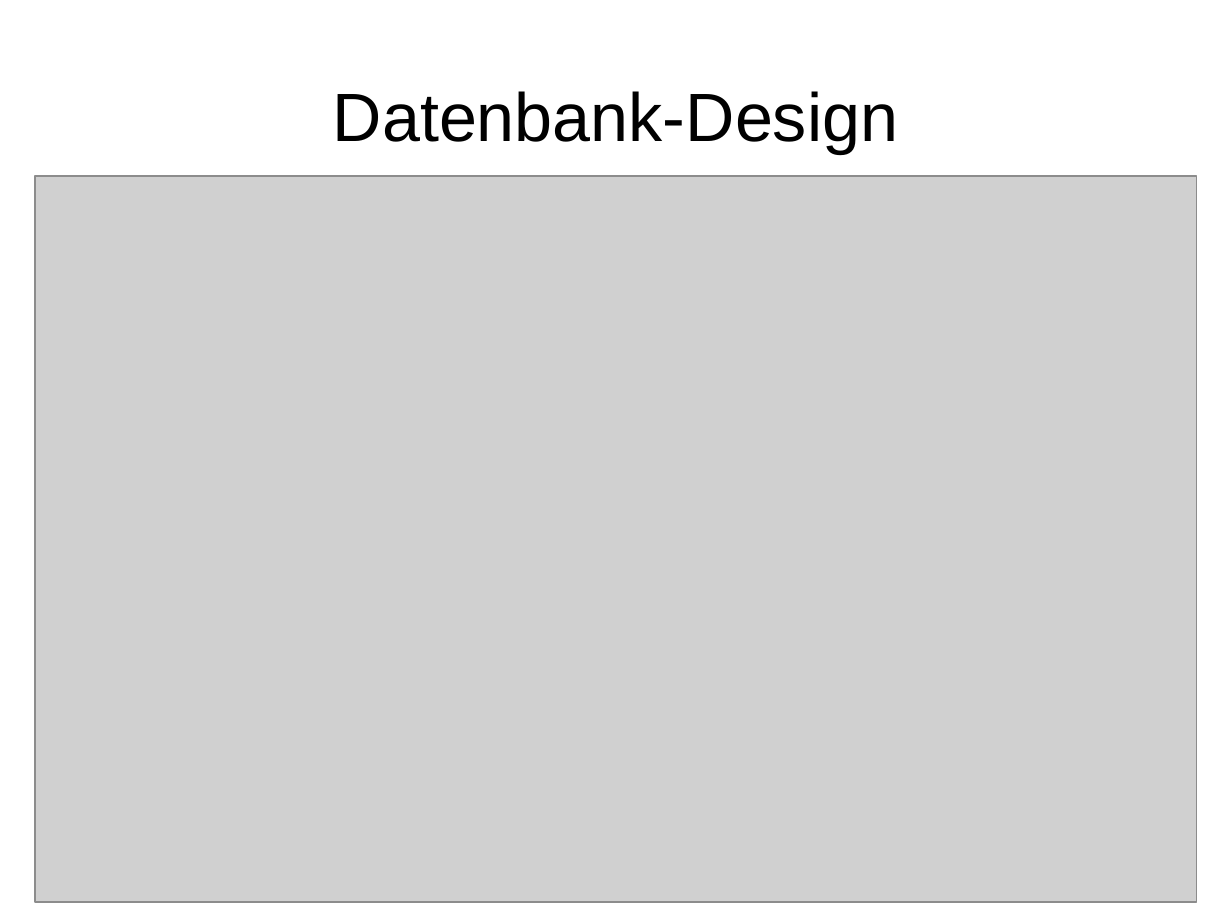
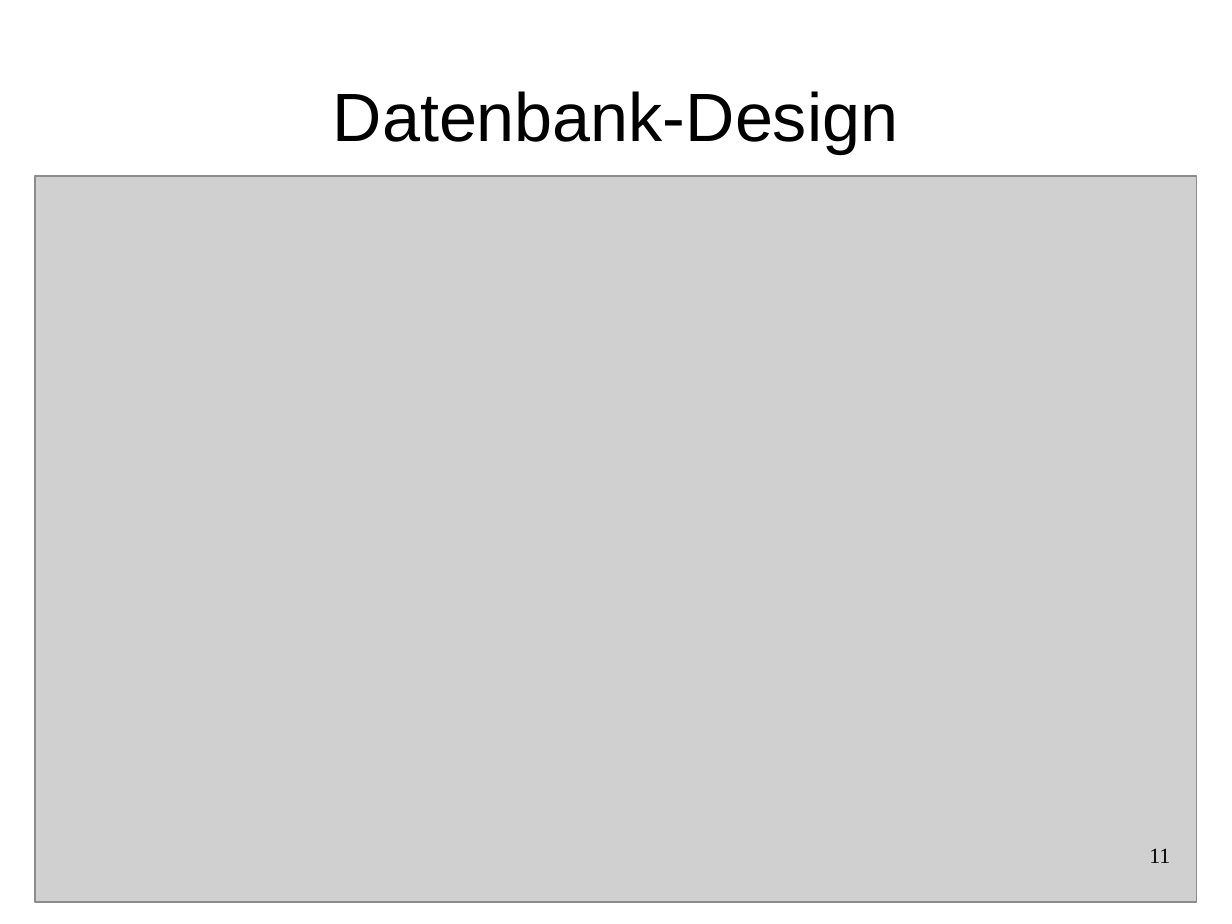
Before and after one commit to dboehmer/hotelres, a slide deck: slide 11 of res/presentation/presentation.odp. Drawn at 1232x924 pixels with LibreOffice and Linux fonts; fonts in the diff are those of the drawing; grey boxes stand for pictures; background and template pictures are left out. Boxes give left, top, right and bottom in pixels: in the first picture for what was removed or moved away, otherwise in the second. Text is boxed around its words. In the diff, an @@ line names an element or a change of style, - is before the commit and + after.

```diff
--- a/res/presentation/presentation.odp
+++ b/res/presentation/presentation.odp
@@ page number added at <box>1149,848,1170,863</box>, 14 pt, text #000000 @@
+11
```
Also in this commit, not shown: 15 other slides changed.
